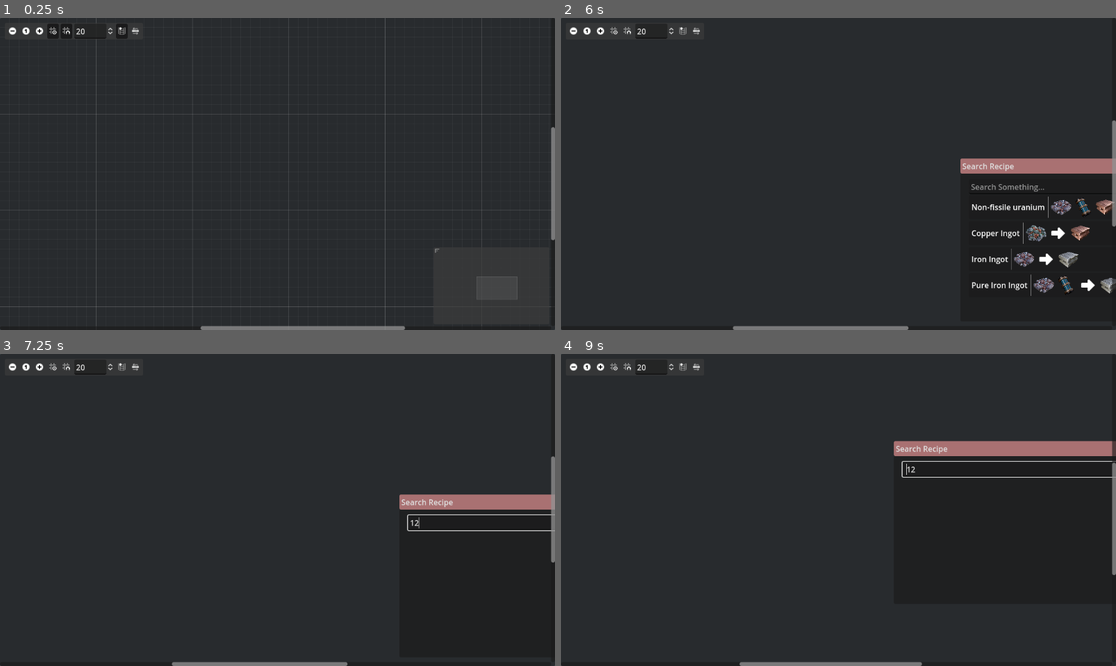
Above: before the commit, frames 1-4 (two rows, left to right).
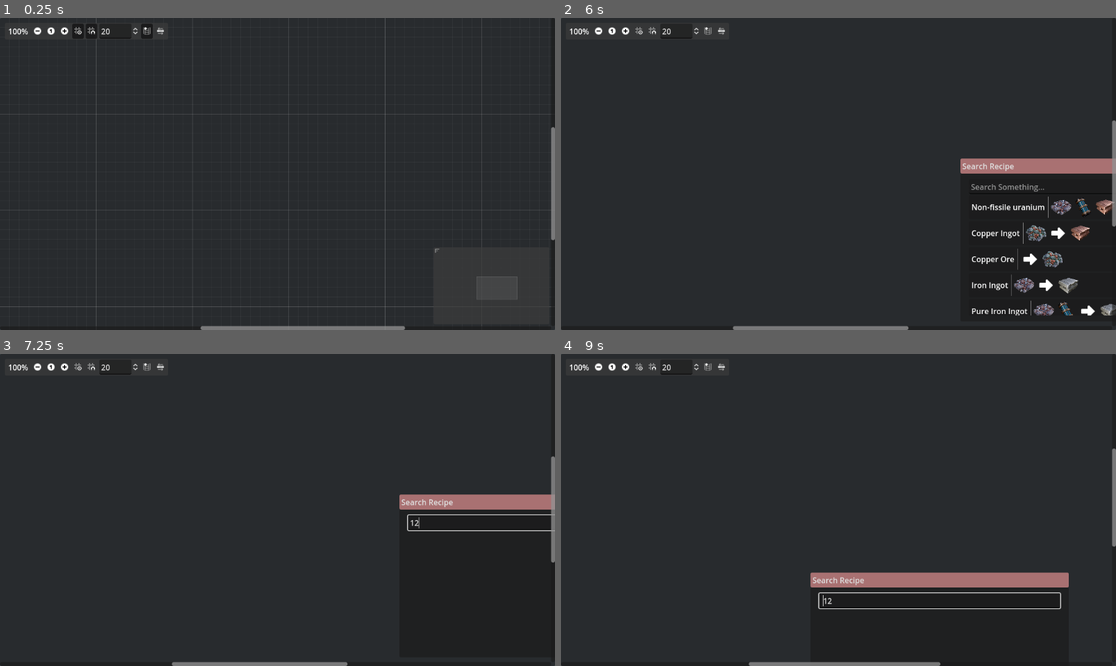
Above: after the commit, the same moments.

Repository: dFarium/Satisfactory-producction-planner
Game: Godot game, scene res://Scenes/graph_edit.tscn
Same seed, same stepped clock (60 frames per second), same inputs: the game is played once before the commit and once after it.
Inputs (mouse positions are in pixels of both pictures, inside the frame that each line leads up to; where the layout moved, square brackets give the same spot in the first picture):
- Up to frame 1 (0.25 s): no input
- Up to frame 2 (6 s): click (599, 30) [572, 30] at 0.5 s; click (627, 30) [599, 30] at 1.25 s; click (638, 30) [616, 30] at 2 s; click (649, 30) [627, 30] at 2.75 s; click (705, 30) [683, 30] at 3.5 s; click (721, 30) [694, 30] at 4.25 s; click (610, 30) [588, 30] at 5 s; tap Enter at 5.75 s; move the mouse to (960, 158) at 5.77 s; hold Up (ui_up) from 5.78 s (still down); right-click (960, 158) at 5.85 s
- Up to frame 3 (7.25 s): release Up (ui_up) at 6.5 s; click (527, 522) at 6.52 s; type "12" at 6.6 s
- Up to frame 4 (9 s): tap Space at 7.25, 8.75 s; move the mouse to (727, 525) at 7.27 s; right-click (727, 525) at 7.35 s; tap Enter at 8 s; move the mouse to (894, 441) at 8.02 s; hold Up (ui_up) from 8.03 s (still down); right-click (894, 441) at 8.1 s; move the mouse to (810, 572) at 8.77 s; right-click (810, 572) at 8.85 s

The runs differ from the first frame. In frame 1, 0.5% of the frame differs, in the area x 1-30%, y 2-7%; in frame 2, 1.9%; in frame 3, 0.4%; in frame 4, 5.6%, in the area x 1-100%, y 2-100%.

Commit message:
more stuff

Diff:
--- a/Items/copper_ingot.tres
+++ b/Items/copper_ingot.tres
@@ -1,10 +1,10 @@
 [gd_resource type="Resource" script_class="SatisfactoryItem" load_steps=3 format=3 uid="uid://dt2sw7mkbfvun"]
 
-[ext_resource type="Texture2D" uid="uid://c1hupf5soyik3" path="res://Items/Icons/Copper_Ingot.webp" id="1_1qkja"]
+[ext_resource type="Texture2D" uid="uid://c1hupf5soyik3" path="res://ItemIcons/Copper_Ingot.webp" id="1_1qkja"]
 [ext_resource type="Script" path="res://Scripts/Items/item.gd" id="2_tx3h8"]
 
 [resource]
 script = ExtResource("2_tx3h8")
 name = "Copper Ingot"
-description = "Used for crafting.Crafted into the most basic parts."
+description = "Crafted into the most basic parts."
 icon = ExtResource("1_1qkja")
--- a/Items/copper_ore.tres
+++ b/Items/copper_ore.tres
@@ -1,10 +1,10 @@
 [gd_resource type="Resource" script_class="SatisfactoryItem" load_steps=3 format=3 uid="uid://d3jckxs840g5e"]
 
 [ext_resource type="Script" path="res://Scripts/Items/item.gd" id="1_1rruc"]
-[ext_resource type="Texture2D" uid="uid://c8t0npbxawci" path="res://Items/Icons/Copper_Ore.webp" id="1_wdxlo"]
+[ext_resource type="Texture2D" uid="uid://c8t0npbxawci" path="res://ItemIcons/Copper_Ore.webp" id="1_wdxlo"]
 
 [resource]
 script = ExtResource("1_1rruc")
 name = "Copper Ore"
-description = "Used for crafting. Basic resource mainly used for electricity."
+description = "Basic resource mainly used for electricity."
 icon = ExtResource("1_wdxlo")
--- a/Items/iron_ingot.tres
+++ b/Items/iron_ingot.tres
@@ -1,10 +1,10 @@
 [gd_resource type="Resource" script_class="SatisfactoryItem" load_steps=3 format=3 uid="uid://c62j3x73veagt"]
 
-[ext_resource type="Texture2D" uid="uid://dr5re2eq8uf3" path="res://Items/Icons/Iron_Ingot.webp" id="1_aq023"]
+[ext_resource type="Texture2D" uid="uid://dr5re2eq8uf3" path="res://ItemIcons/Iron_Ingot.webp" id="1_aq023"]
 [ext_resource type="Script" path="res://Scripts/Items/item.gd" id="1_if47x"]
 
 [resource]
 script = ExtResource("1_if47x")
 name = "Iron Ingot"
-description = "Used for crafting. Crafted into the most basic parts."
+description = "Crafted into the most basic parts."
 icon = ExtResource("1_aq023")
--- a/Items/iron_ore.tres
+++ b/Items/iron_ore.tres
@@ -1,10 +1,10 @@
 [gd_resource type="Resource" script_class="SatisfactoryItem" load_steps=3 format=3 uid="uid://4mr0f8n86ml1"]
 
 [ext_resource type="Script" path="res://Scripts/Items/item.gd" id="1_jwtq5"]
-[ext_resource type="Texture2D" uid="uid://fqxgvbyuanvl" path="res://Items/Icons/Iron_Ore.webp" id="1_p4ffj"]
+[ext_resource type="Texture2D" uid="uid://fqxgvbyuanvl" path="res://ItemIcons/Iron_Ore.webp" id="1_p4ffj"]
 
 [resource]
 script = ExtResource("1_jwtq5")
 name = "Iron Ore"
-description = "Used for crafting. The most essential basic resource."
+description = "The most essential basic resource."
 icon = ExtResource("1_p4ffj")
--- a/Items/water.tres
+++ b/Items/water.tres
@@ -1,6 +1,6 @@
 [gd_resource type="Resource" script_class="SatisfactoryItem" load_steps=3 format=3 uid="uid://cjypxkrv7d0gm"]
 
-[ext_resource type="Texture2D" uid="uid://bk65m517ysetc" path="res://Items/Icons/Water.webp" id="1_4hel2"]
+[ext_resource type="Texture2D" uid="uid://bk65m517ysetc" path="res://ItemIcons/Water.webp" id="1_4hel2"]
 [ext_resource type="Script" path="res://Scripts/Items/item.gd" id="1_71ufr"]
 
 [resource]
--- /dev/null
+++ b/Recipes/copper_ore.tres
@@ -0,0 +1,19 @@
+[gd_resource type="Resource" script_class="Recipe" load_steps=5 format=3 uid="uid://h6fwqxgqxoma"]
+
+[ext_resource type="Script" path="res://Scripts/Items/item_amount.gd" id="1_d82qu"]
+[ext_resource type="Resource" uid="uid://d3jckxs840g5e" path="res://Items/copper_ore.tres" id="2_ftjlh"]
+[ext_resource type="Script" path="res://Scripts/Items/recipe.gd" id="4_rj12g"]
+
+[sub_resource type="Resource" id="Resource_4pcty"]
+script = ExtResource("1_d82qu")
+item = ExtResource("2_ftjlh")
+quantity = 2
+
+[resource]
+script = ExtResource("4_rj12g")
+building = 5
+name = "Copper Ore"
+inputs = Array[ExtResource("1_d82qu")]([])
+outputs = Array[ExtResource("1_d82qu")]([SubResource("Resource_4pcty")])
+manufacturing_cycle = 2.0
+is_alternate_recipe = false
--- a/Scenes/Factories/1input1output.tscn
+++ b/Scenes/Factories/1input1output.tscn
@@ -1,9 +1,9 @@
 [gd_scene load_steps=5 format=3 uid="uid://cf87kopctjjm"]
 
 [ext_resource type="Script" path="res://Scripts/Factories/building.gd" id="1_a7dxp"]
-[ext_resource type="Texture2D" uid="uid://c8i708o2mlncx" path="res://Items/Icons/Iron_Plate.png" id="2_fwej2"]
+[ext_resource type="Texture2D" uid="uid://c8i708o2mlncx" path="res://ItemIcons/Iron_Plate.png" id="2_fwej2"]
 [ext_resource type="Script" path="res://Scripts/Factories/building_slot.gd" id="2_leytv"]
-[ext_resource type="Texture2D" uid="uid://d0xne8qx21yr" path="res://Items/Icons/Reinforced_Iron_Plate.webp" id="3_f8c8e"]
+[ext_resource type="Texture2D" uid="uid://d0xne8qx21yr" path="res://ItemIcons/Reinforced_Iron_Plate.webp" id="3_f8c8e"]
 
 [node name="Building" type="GraphNode" node_paths=PackedStringArray("inputs", "outputs")]
 custom_minimum_size = Vector2(50, 50)
--- a/Scenes/Factories/1output.tscn
+++ b/Scenes/Factories/1output.tscn
@@ -2,12 +2,12 @@
 
 [ext_resource type="Script" path="res://Scripts/Factories/building.gd" id="1_fg35b"]
 [ext_resource type="Script" path="res://Scripts/Factories/building_slot.gd" id="2_0sdgw"]
-[ext_resource type="Texture2D" uid="uid://c8t0npbxawci" path="res://Items/Icons/Copper_Ore.webp" id="2_6thum"]
+[ext_resource type="Texture2D" uid="uid://c8t0npbxawci" path="res://ItemIcons/Copper_Ore.webp" id="2_6thum"]
 
 [node name="Building" type="GraphNode" node_paths=PackedStringArray("outputs")]
 custom_minimum_size = Vector2(50, 50)
-offset_right = 223.0
-offset_bottom = 227.0
+offset_right = 166.0
+offset_bottom = 219.0
 resizable = true
 title = "Copper Ore"
 slot/0/left_enabled = false
@@ -34,11 +34,6 @@
 [node name="Buildings" type="HBoxContainer" parent="."]
 layout_mode = 2
 alignment = 1
-
-[node name="LineEdit" type="LineEdit" parent="Buildings"]
-layout_mode = 2
-script = ExtResource("2_0sdgw")
-slot = 13
 
 [node name="BuildingName" type="Label" parent="Buildings"]
 layout_mode = 2
@@ -76,11 +71,10 @@
 custom_minimum_size = Vector2(85, 0)
 layout_mode = 2
 script = ExtResource("2_0sdgw")
-slot = 7
+slot = 14
 
 [node name="Label" type="Label" parent="HBoxContainer/Output1/HBoxContainer"]
 layout_mode = 2
 text = "/min"
 
-[connection signal="slot_value_updated" from="Buildings/LineEdit" to="." method="_on_slot_value_updated"]
 [connection signal="slot_value_updated" from="HBoxContainer/Output1/HBoxContainer/LineEdit" to="." method="_on_slot_value_updated"]
--- a/Scenes/Factories/2input1output.tscn
+++ b/Scenes/Factories/2input1output.tscn
@@ -2,9 +2,9 @@
 
 [ext_resource type="Script" path="res://Scripts/Factories/building.gd" id="1_l0ux5"]
 [ext_resource type="Script" path="res://Scripts/Factories/building_slot.gd" id="2_hmphi"]
-[ext_resource type="Texture2D" uid="uid://dsftpcc65ruwb" path="res://Items/Icons/Screw.png" id="3_d81xq"]
-[ext_resource type="Texture2D" uid="uid://c8i708o2mlncx" path="res://Items/Icons/Iron_Plate.png" id="4_6jmtf"]
-[ext_resource type="Texture2D" uid="uid://d0xne8qx21yr" path="res://Items/Icons/Reinforced_Iron_Plate.webp" id="5_hjlb2"]
+[ext_resource type="Texture2D" uid="uid://dsftpcc65ruwb" path="res://ItemIcons/Screw.png" id="3_d81xq"]
+[ext_resource type="Texture2D" uid="uid://c8i708o2mlncx" path="res://ItemIcons/Iron_Plate.png" id="4_6jmtf"]
+[ext_resource type="Texture2D" uid="uid://d0xne8qx21yr" path="res://ItemIcons/Reinforced_Iron_Plate.webp" id="5_hjlb2"]
 
 [node name="Building" type="GraphNode" node_paths=PackedStringArray("inputs", "outputs")]
 custom_minimum_size = Vector2(50, 50)
--- a/Scenes/Factories/3input1output.tscn
+++ b/Scenes/Factories/3input1output.tscn
@@ -2,10 +2,10 @@
 
 [ext_resource type="Script" path="res://Scripts/Factories/building.gd" id="1_mtgy5"]
 [ext_resource type="Script" path="res://Scripts/Factories/building_slot.gd" id="2_4o0pe"]
-[ext_resource type="Texture2D" uid="uid://dpmf6qlw1yfkb" path="res://Items/Icons/Heavy_Modular_Frame.webp" id="2_tc34l"]
-[ext_resource type="Texture2D" uid="uid://b4xg0570ba2t3" path="res://Items/Icons/Aluminum_Casing.webp" id="4_vgd7w"]
-[ext_resource type="Texture2D" uid="uid://cgqtlr26bgir7" path="res://Items/Icons/Nitrogen_Gas.webp" id="5_m8vbu"]
-[ext_resource type="Texture2D" uid="uid://bp07ncxgheyo4" path="res://Items/Icons/Fused_Modular_Frame.webp" id="6_gppjd"]
+[ext_resource type="Texture2D" uid="uid://dpmf6qlw1yfkb" path="res://ItemIcons/Heavy_Modular_Frame.webp" id="2_tc34l"]
+[ext_resource type="Texture2D" uid="uid://b4xg0570ba2t3" path="res://ItemIcons/Aluminum_Casing.webp" id="4_vgd7w"]
+[ext_resource type="Texture2D" uid="uid://cgqtlr26bgir7" path="res://ItemIcons/Nitrogen_Gas.webp" id="5_m8vbu"]
+[ext_resource type="Texture2D" uid="uid://bp07ncxgheyo4" path="res://ItemIcons/Fused_Modular_Frame.webp" id="6_gppjd"]
 
 [node name="Building" type="GraphNode" node_paths=PackedStringArray("inputs", "outputs")]
 custom_minimum_size = Vector2(50, 50)
--- a/Scenes/Factories/4input1output.tscn
+++ b/Scenes/Factories/4input1output.tscn
@@ -1,12 +1,12 @@
 [gd_scene load_steps=8 format=3 uid="uid://bcwvi3ipv6fet"]
 
 [ext_resource type="Script" path="res://Scripts/Factories/building.gd" id="1_wklas"]
-[ext_resource type="Texture2D" uid="uid://4aogobcpaec" path="res://Items/Icons/Modular_Engine.webp" id="2_653yv"]
+[ext_resource type="Texture2D" uid="uid://4aogobcpaec" path="res://ItemIcons/Modular_Engine.webp" id="2_653yv"]
 [ext_resource type="Script" path="res://Scripts/Factories/building_slot.gd" id="2_pyps8"]
-[ext_resource type="Texture2D" uid="uid://bjymudpyrjf6h" path="res://Items/Icons/Thermal_Propulsion_Rocket.webp" id="3_t8rh7"]
-[ext_resource type="Texture2D" uid="uid://bjwf3dh7yiqto" path="res://Items/Icons/Turbo_Motor.webp" id="4_8gww7"]
-[ext_resource type="Texture2D" uid="uid://b51odr06ctb7a" path="res://Items/Icons/Cooling_System.webp" id="5_ctndu"]
-[ext_resource type="Texture2D" uid="uid://bp07ncxgheyo4" path="res://Items/Icons/Fused_Modular_Frame.webp" id="6_gppjd"]
+[ext_resource type="Texture2D" uid="uid://bjymudpyrjf6h" path="res://ItemIcons/Thermal_Propulsion_Rocket.webp" id="3_t8rh7"]
+[ext_resource type="Texture2D" uid="uid://bjwf3dh7yiqto" path="res://ItemIcons/Turbo_Motor.webp" id="4_8gww7"]
+[ext_resource type="Texture2D" uid="uid://b51odr06ctb7a" path="res://ItemIcons/Cooling_System.webp" id="5_ctndu"]
+[ext_resource type="Texture2D" uid="uid://bp07ncxgheyo4" path="res://ItemIcons/Fused_Modular_Frame.webp" id="6_gppjd"]
 
 [node name="Building" type="GraphNode" node_paths=PackedStringArray("inputs", "outputs")]
 custom_minimum_size = Vector2(50, 50)
--- a/Scenes/button_option.tscn
+++ b/Scenes/button_option.tscn
@@ -1,13 +1,13 @@
 [gd_scene load_steps=9 format=3 uid="uid://dnodskb5t767u"]
 
 [ext_resource type="Script" path="res://Scripts/Graph/recipe_option.gd" id="1_1mb04"]
-[ext_resource type="Texture2D" uid="uid://b4xg0570ba2t3" path="res://Items/Icons/Aluminum_Casing.webp" id="2_a7r63"]
-[ext_resource type="Texture2D" uid="uid://c1hupf5soyik3" path="res://Items/Icons/Copper_Ingot.webp" id="3_deuk6"]
-[ext_resource type="Texture2D" uid="uid://b51odr06ctb7a" path="res://Items/Icons/Cooling_System.webp" id="4_ax6xl"]
-[ext_resource type="Texture2D" uid="uid://bp07ncxgheyo4" path="res://Items/Icons/Fused_Modular_Frame.webp" id="5_4d0an"]
-[ext_resource type="Texture2D" uid="uid://badlij1l5cppy" path="res://Items/Icons/arrowRight.png" id="6_g1vmf"]
-[ext_resource type="Texture2D" uid="uid://c8i708o2mlncx" path="res://Items/Icons/Iron_Plate.png" id="7_lds2c"]
-[ext_resource type="Texture2D" uid="uid://4aogobcpaec" path="res://Items/Icons/Modular_Engine.webp" id="8_in0kp"]
+[ext_resource type="Texture2D" uid="uid://b4xg0570ba2t3" path="res://ItemIcons/Aluminum_Casing.webp" id="2_a7r63"]
+[ext_resource type="Texture2D" uid="uid://c1hupf5soyik3" path="res://ItemIcons/Copper_Ingot.webp" id="3_deuk6"]
+[ext_resource type="Texture2D" uid="uid://b51odr06ctb7a" path="res://ItemIcons/Cooling_System.webp" id="4_ax6xl"]
+[ext_resource type="Texture2D" uid="uid://bp07ncxgheyo4" path="res://ItemIcons/Fused_Modular_Frame.webp" id="5_4d0an"]
+[ext_resource type="Texture2D" uid="uid://badlij1l5cppy" path="res://ItemIcons/arrowRight.png" id="6_g1vmf"]
+[ext_resource type="Texture2D" uid="uid://c8i708o2mlncx" path="res://ItemIcons/Iron_Plate.png" id="7_lds2c"]
+[ext_resource type="Texture2D" uid="uid://4aogobcpaec" path="res://ItemIcons/Modular_Engine.webp" id="8_in0kp"]
 
 [node name="option" type="Button" groups=["recipe_option"]]
 custom_minimum_size = Vector2(500, 50)
--- a/Scenes/graph_edit.tscn
+++ b/Scenes/graph_edit.tscn
@@ -21,6 +21,8 @@
 anchor_bottom = 1.0
 grow_horizontal = 2
 grow_vertical = 2
+right_disconnects = true
+show_zoom_label = true
 script = ExtResource("2_6f8bu")
 metadata/_edit_use_anchors_ = true
 
--- a/Scripts/Factories/building.gd
+++ b/Scripts/Factories/building.gd
@@ -30,6 +30,7 @@
 	pass
 
 func setup_building(recipe: Recipe) -> void:
+	print(building_name)
 	current_recipe = recipe
 	title = recipe.name
 	building_name.text = get_building_name(recipe.building) + " (" + str(recipe.manufacturing_cycle) + " sec)"
@@ -61,8 +62,10 @@
 
 	if slot == 13:
 		building_count = value
+	elif slot == 14:
+		return
 	else:
-		items_per_min_per_building = cycles_per_minute * current_recipe.inputs[slot].quantity
+		items_per_min_per_building = cycles_per_minute * current_recipe.outputs[slot].quantity
 		building_count = value / items_per_min_per_building
 		building_count_text.text = str(building_count)
 
@@ -73,6 +76,16 @@
 	for i in output_values.size():
 		var items_per_min: float = building_count * float(current_recipe.outputs[i].quantity) * cycles_per_minute
 		output_values[i].text = str(items_per_min)
+
+func set_slot_type() -> void:
+	var i_count:int = get_input_port_count()
+	var o_count:int = get_output_port_count()
+
+	for i in range(i_count):
+		set_slot_type_left(i+1,current_recipe.inputs[i].item.id)
+
+	for i in range(o_count):
+		set_slot_type_right(i+1,current_recipe.outputs[i].item.id)
 
 func set_close_button() -> void:
 	#Close button
--- a/Scripts/Factories/building_slot.gd
+++ b/Scripts/Factories/building_slot.gd
@@ -23,7 +23,8 @@
 	Output5,
 	Output6,
 	#Factory
-	Building
+	Building,
+	OnlyOutput,
 }
 
 signal slot_value_updated(slot: BuildingSlot, value: float)
@@ -47,9 +48,10 @@
 	slot_value_updated.emit(slot, text.to_float())
 
 func _on_text_submitted(_new_text:String) -> void:
-	print("text submitted")
 	evaluate_math_expression(text)
-	slot_value_updated.emit(slot, text.to_float())
+
+	if BuildingSlot.OnlyOutput != slot:
+		slot_value_updated.emit(slot, text.to_float())
 
 func evaluate_math_expression(new_text: String) -> void:
 	var rounded:float = snapped(expr.evalute(new_text),0.01)
--- a/Scripts/Graph/graph_edit.gd
+++ b/Scripts/Graph/graph_edit.gd
@@ -19,7 +19,7 @@
 	search_panel.position_offset = get_global_mouse_position()
 
 func _input(_event: InputEvent) -> void:
-	if Input.is_action_just_pressed("ui_up"):
+	if Input.is_action_just_pressed("right_click"):
 		show_search_panel()
 
 func _on_add_building(recipe: Recipe) -> void:
@@ -43,4 +43,5 @@
 		var building_instance: GraphNode = building.instantiate()
 		add_child(building_instance)
 		building_instance.setup_building(recipe)
+		building_instance.set_slot_type()
 		building_instance.position_offset = search_panel.position_offset
--- a/Scripts/Graph/main.gd
+++ b/Scripts/Graph/main.gd
@@ -4,6 +4,7 @@
 
 # Called when the node enters the scene tree for the first time.
 func _ready() -> void:
+	load_items()
 	pass
 
 # Called every frame. 'delta' is the elapsed time since the previous frame.
@@ -21,9 +22,18 @@
 	new_building.position_offset = get_global_mouse_position()
 	pass # Replace with function body.
 
-
-func _on_graph_edit_disconnection_request(from_node:StringName, from_port:int, to_node:StringName, to_port:int) -> void:
+func _on_graph_edit_disconnection_request(from_node: StringName, from_port: int, to_node: StringName, to_port: int) -> void:
 	print("Disconnecting")
 	graph_edit.disconnect_node(from_node, from_port, to_node, to_port)
+	pass # Replace with function body.
 
+func set_id_to_items() -> void:
 	pass # Replace with function body.
+
+func load_items() -> void:
+	var id_count:int = 0
+	var recipe_files := DirAccess.get_files_at("res://Items/")
+	for recipe_file in recipe_files:
+		var item: SatisfactoryItem = ResourceLoader.load("res://Items/" + recipe_file)
+		item.id = id_count
+		id_count += 1
--- a/Scripts/Graph/recipe_option.gd
+++ b/Scripts/Graph/recipe_option.gd
@@ -10,7 +10,7 @@
 @onready var option_icon_5:TextureRect = $HBoxContainer/option_icon5
 @onready var option_icon_6:TextureRect = $HBoxContainer/option_icon6
 @onready var option_icon_7:TextureRect = $HBoxContainer/option_icon7
-var arrow_icon:Resource = load("res://Items/Icons/arrowRight.png")
+var arrow_icon:Resource = load("res://ItemIcons/arrowRight.png")
 var recipe_data:Recipe
 
 signal recipe_pressed(recipe:Recipe)
--- a/Scripts/Items/item.gd
+++ b/Scripts/Items/item.gd
@@ -1,6 +1,7 @@
 extends Resource
 class_name SatisfactoryItem
 
+var id:int
 @export var name:String
 @export var description:String
 @export var icon:Texture2D
--- a/project.godot
+++ b/project.godot
@@ -12,7 +12,7 @@
 
 config/name="Satisfactory Producction Planner"
 run/main_scene="res://Scenes/graph_edit.tscn"
-config/features=PackedStringArray("4.2", "Mobile")
+config/features=PackedStringArray("4.3", "Mobile")
 config/icon="res://icon.svg"
 
 [debug]
Renamed: Items/Icons/Aluminum_Casing.webp -> ItemIcons/Aluminum_Casing.webp
Not shown, changed: ItemIcons/Aluminum_Casing.webp.import
Renamed: Items/Icons/Cooling_System.webp -> ItemIcons/Cooling_System.webp
Not shown, changed: ItemIcons/Cooling_System.webp.import
Renamed: Items/Icons/Copper_Ingot.webp -> ItemIcons/Copper_Ingot.webp
Not shown, changed: ItemIcons/Copper_Ingot.webp.import
Renamed: Items/Icons/Copper_Ore.webp -> ItemIcons/Copper_Ore.webp
Not shown, changed: ItemIcons/Copper_Ore.webp.import
Renamed: Items/Icons/Fused_Modular_Frame.webp -> ItemIcons/Fused_Modular_Frame.webp
Not shown, changed: ItemIcons/Fused_Modular_Frame.webp.import
Renamed: Items/Icons/Heavy_Modular_Frame.webp -> ItemIcons/Heavy_Modular_Frame.webp
Not shown, changed: ItemIcons/Heavy_Modular_Frame.webp.import
(and 22 more such lines)
